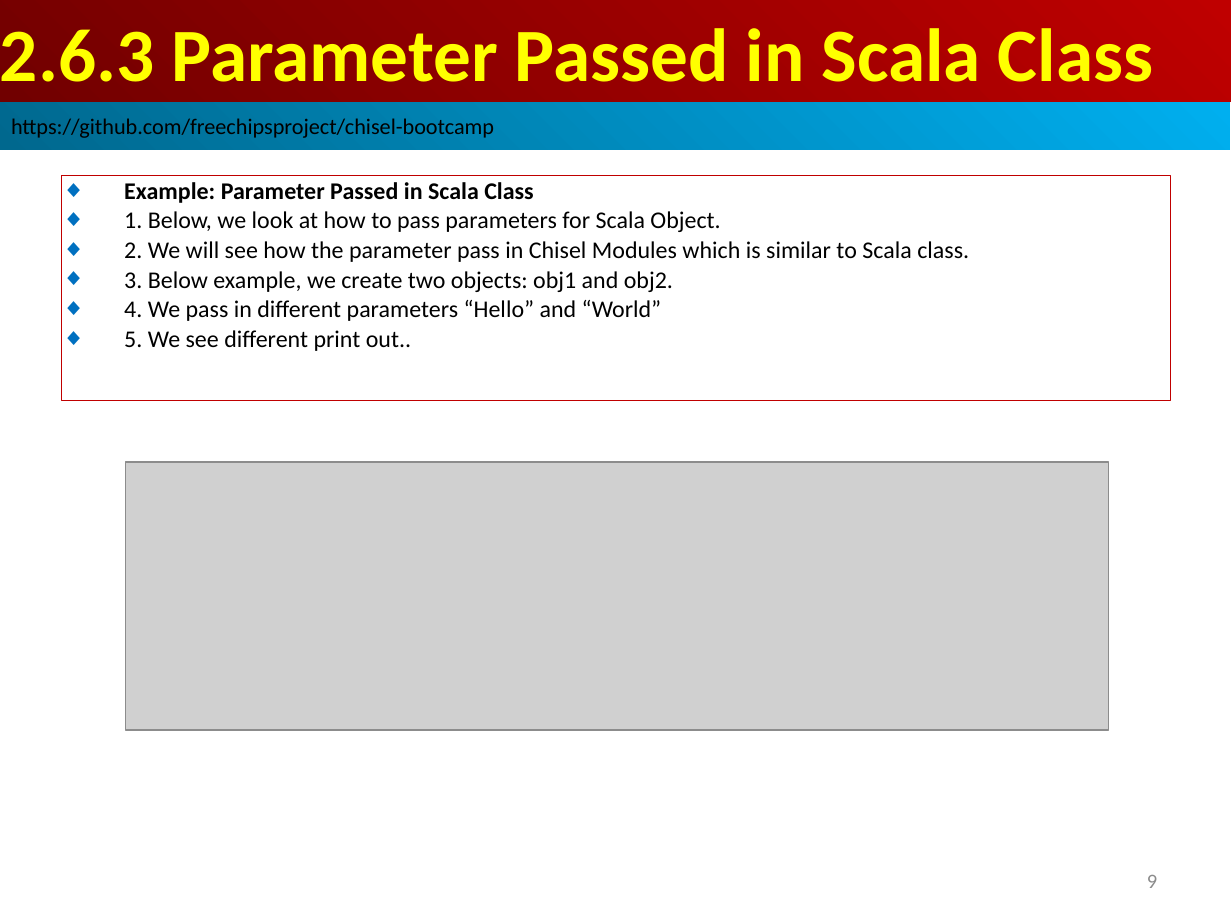
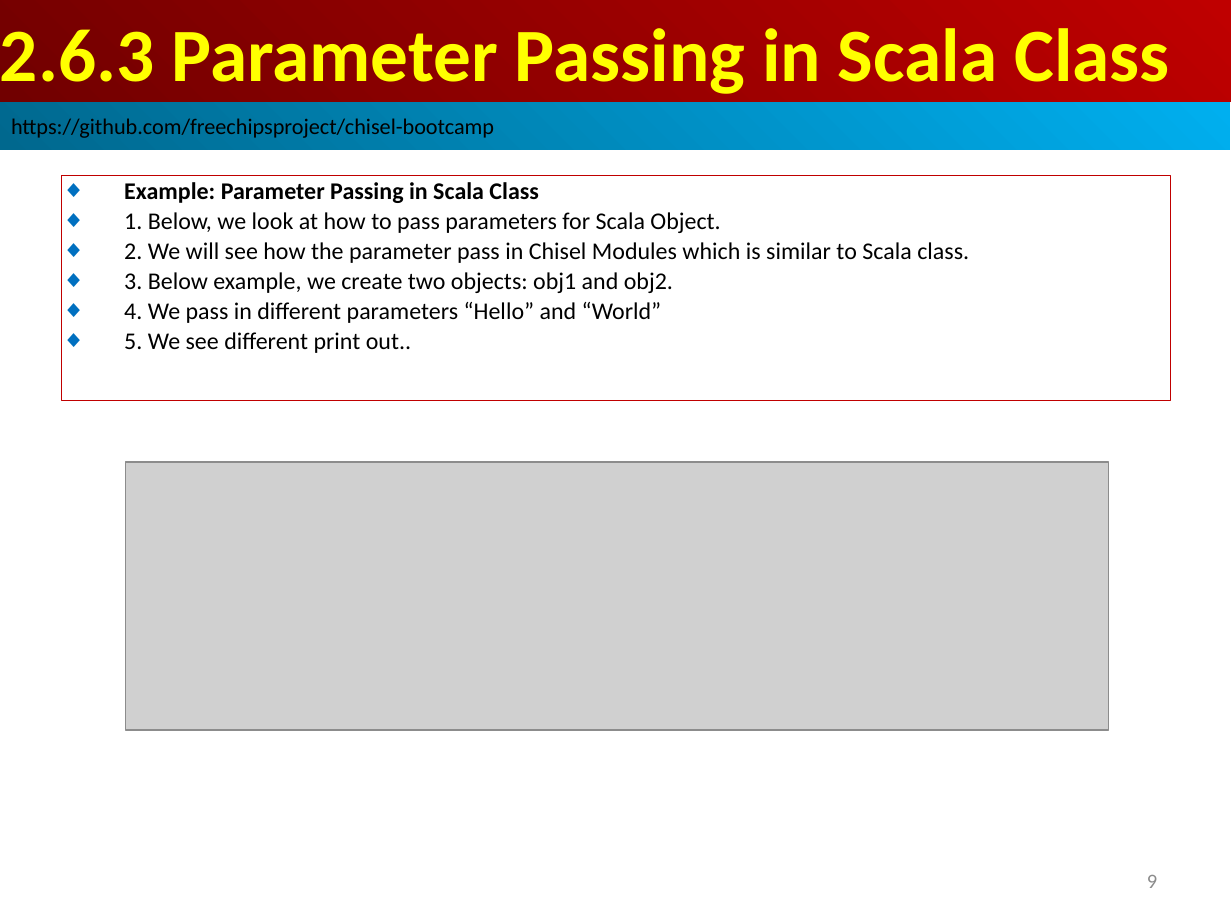
Before and after one commit to peterhchen/AIU_CS800_Chisel, a slide deck: slide 9 of 300_UCB_BC/003.1_Parameter/000_Video/003.1_Parameter.ppt. Drawn at 1232x924 pixels with LibreOffice and Linux fonts; fonts in the diff are those of the drawing; grey boxes stand for pictures. Boxes give left, top, right and bottom in pixels: in the first picture for what was removed or moved away, otherwise in the second. Text is boxed around its words. In the diff, an @@ line names an element or a change of style, - is before the commit and + after.

```diff
--- a/300_UCB_BC/003.1_Parameter/000_Video/003.1_Parameter.ppt
+++ b/300_UCB_BC/003.1_Parameter/000_Video/003.1_Parameter.ppt
@@ text in rectangle at box(0, 28, 1169, 94): text changed @@
-2.6.3 Parameter Passed in Scala Class
+2.6.3 Parameter Passing in Scala Class
@@ text in rectangle at box(124, 182, 539, 203): text changed @@
-◆ Example: Parameter Passed in Scala Class
+◆ Example: Parameter Passing in Scala Class
```
Also in this commit, not shown: 1 other slide changed.
